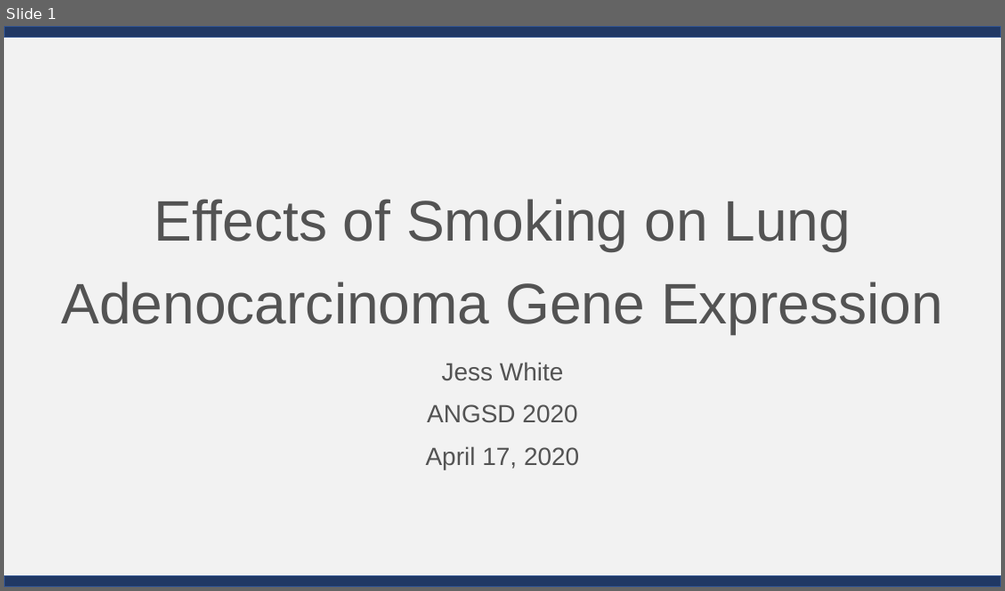
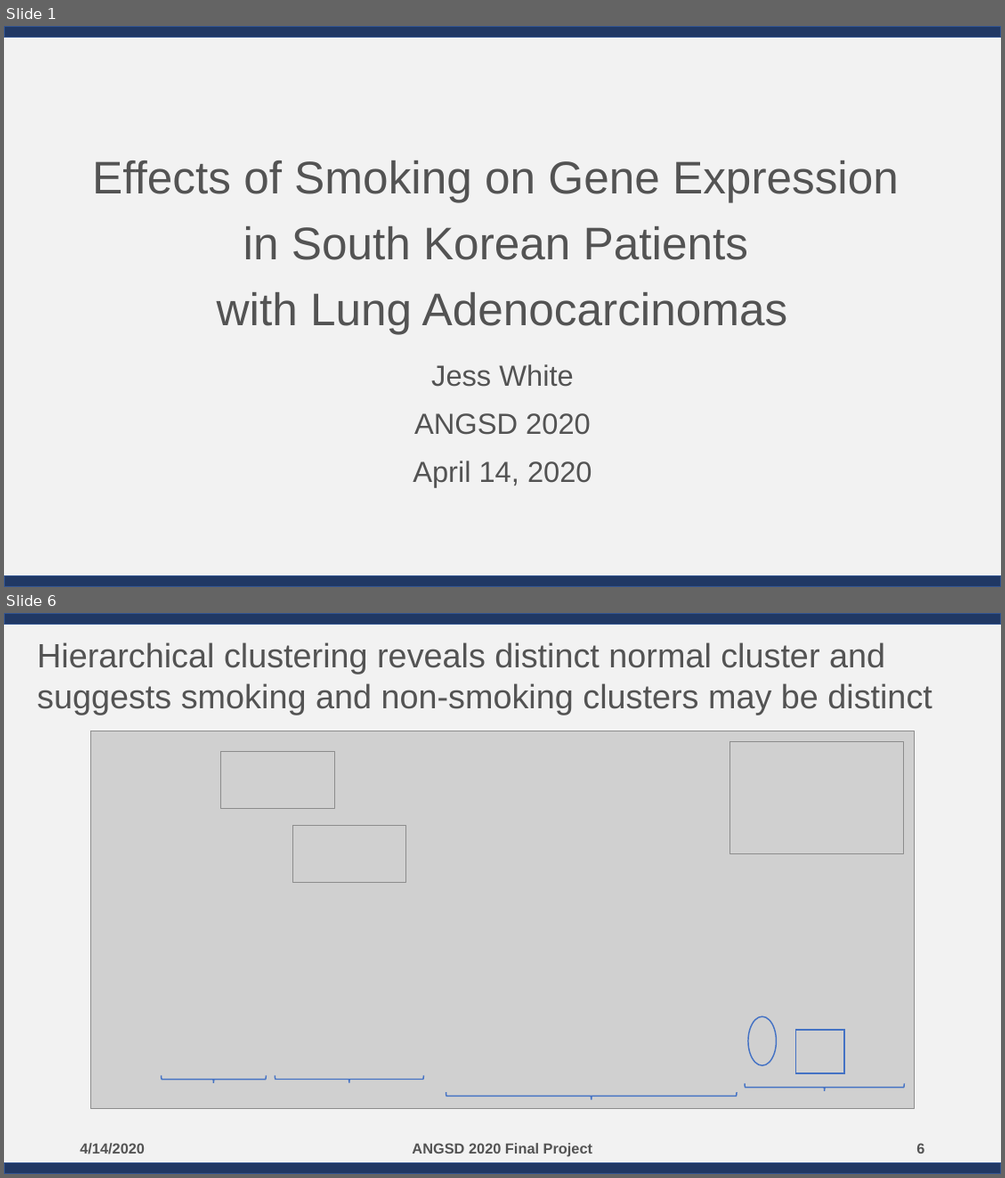
Before and after one commit to jessicaw9910/ANGSD, a slide deck: White_Final Presentation_2020.04.13.pptx. Shown one above the other, each under a label of ours: slide 1 before the commit, slides 1 and 6 after it; the slides between them are not shown. The pictures are 1005x591 and 1005x1178 pixels, drawn with LibreOffice and Linux fonts; fonts in the diff are those of the drawing; grey boxes stand for pictures. Boxes give left, top, right and bottom in pixels: in the first picture for what was removed or moved away, otherwise in the second. Text is boxed around its words. In the diff, an @@ line names an element or a change of style, - is before the commit and + after.

Commit message:
final project upload

```diff
--- a/White_Final Presentation_2020.04.13.pptx
+++ b/White_Final Presentation_2020.04.13.pptx
@@ slide 6 added at box(4, 613, 1001, 1174), background #FFFFFF; not listed: 3 template elements that a slide beside it also shows @@
@@ title added at box(37, 642, 931, 714), 32.4 pt, text #525252 @@
+Hierarchical clustering reveals distinct normal cluster and suggests smoking and non-smoking clusters may be distinct
@@ picture added at box(90, 731, 914, 1108) @@
@@ picture added at box(729, 742, 904, 854) @@
@@ picture added at box(221, 751, 334, 808) @@
@@ picture added at box(292, 826, 405, 882) @@
@@ ellipse added at box(748, 1017, 777, 1065), outline #4472C4 1.25 pt @@
@@ rectangle added at box(796, 1030, 844, 1074), outline #4472C4 1.25 pt @@
@@ left brace added at box(161, 1075, 266, 1083), outline #4472C4 1.25 pt @@
@@ left brace added at box(275, 1076, 424, 1083), outline #4472C4 1.25 pt @@
@@ left brace added at box(445, 1092, 736, 1100), outline #4472C4 1.25 pt @@
@@ left brace added at box(744, 1083, 904, 1090), outline #4472C4 1.25 pt @@
@@ text added at box(80, 1143, 145, 1154), 14 pt, text #525252, bold @@
+4/14/2020
@@ text added at box(412, 1143, 592, 1156), 14 pt, text #525252, bold @@
+ANGSD 2020 Final Project
@@ page number added at box(916, 1143, 924, 1153), 14 pt, text #525252, bold @@
+6
@@ slide 1 changed as well @@
@@ title at box(92, 160, 898, 334): text changed; size 55 to 44 pt @@
-Effects of Smoking on Lung Adenocarcinoma Gene Expression
+Effects of Smoking on Gene Expression
+in South Korean Patients
+with Lung Adenocarcinomas
@@ subtitle at box(414, 364, 591, 435): size 24 to 28 pt in "Jess White", "ANGSD 2020" @@
@@ subtitle at box(413, 460, 592, 487): text changed; size 24 to 28 pt @@
-April 17, 2020
+April 14, 2020
```
Also in this commit, not shown: 5 other slides added, 7 slides removed, 12 other files.
